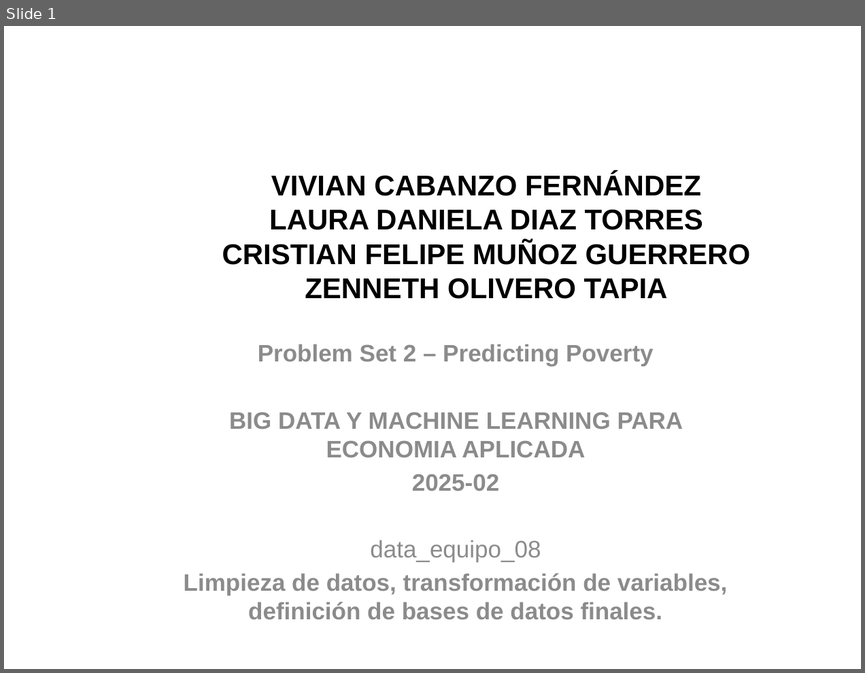
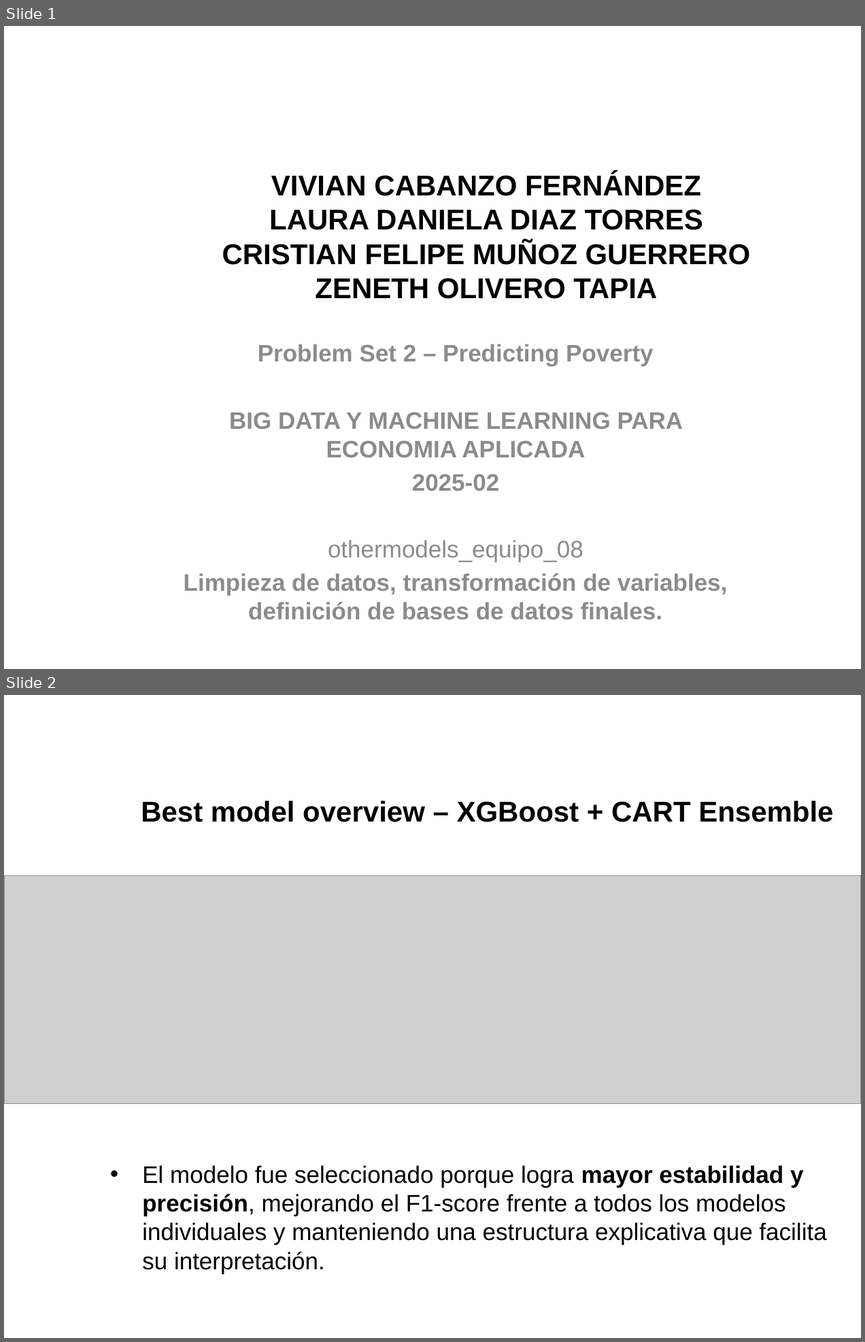
Before and after one commit to VivianCabanzo/Taller2_Predicting-Poverty, a slide deck: Presentaciones/othermodels_equipo_08.pptx. Shown one above the other, each under a label of ours: slide 1 before the commit, slides 1 and 2 after it. The pictures are 865x673 and 865x1342 pixels, drawn with LibreOffice and Linux fonts; fonts in the diff are those of the drawing; grey boxes stand for pictures; background and template pictures are left out. Boxes give left, top, right and bottom in pixels: in the first picture for what was removed or moved away, otherwise in the second. Text is boxed around its words. In the diff, an @@ line names an element or a change of style, - is before the commit and + after.

```diff
--- a/Presentaciones/othermodels_equipo_08.pptx
+++ b/Presentaciones/othermodels_equipo_08.pptx
@@ slide 2 added at [4, 695, 861, 1338], background picture (left out) @@
@@ title added at [141, 800, 833, 822], 24 pt, text #000000, bold @@
+Best model overview – XGBoost + CART Ensemble
@@ picture added at [4, 876, 861, 1104] @@
@@ text added at [142, 1165, 826, 1273], 20 pt, text #000000 @@
+• El modelo fue seleccionado porque logra mayor estabilidad y precisión, mejorando el F1-score frente a todos los modelos individuales y manteniendo una estructura explicativa que facilita su interpretación.
@@ slide 1 changed as well @@
@@ title at [222, 172, 751, 299]: text changed @@
-VIVIAN CABANZO FERNÁNDEZ
-LAURA DANIELA DIAZ TORRES
-CRISTIAN FELIPE MUÑOZ GUERRERO
-ZENNETH OLIVERO TAPIA
+VIVIAN CABANZO FERNÁNDEZ
+LAURA DANIELA DIAZ TORRES
+CRISTIAN FELIPE MUÑOZ GUERRERO
+ZENETH OLIVERO TAPIA
@@ subtitle at [328, 539, 583, 561]: text changed @@
-data_equipo_08
+othermodels_equipo_08
```
Also in this commit, not shown: 1 other file.
